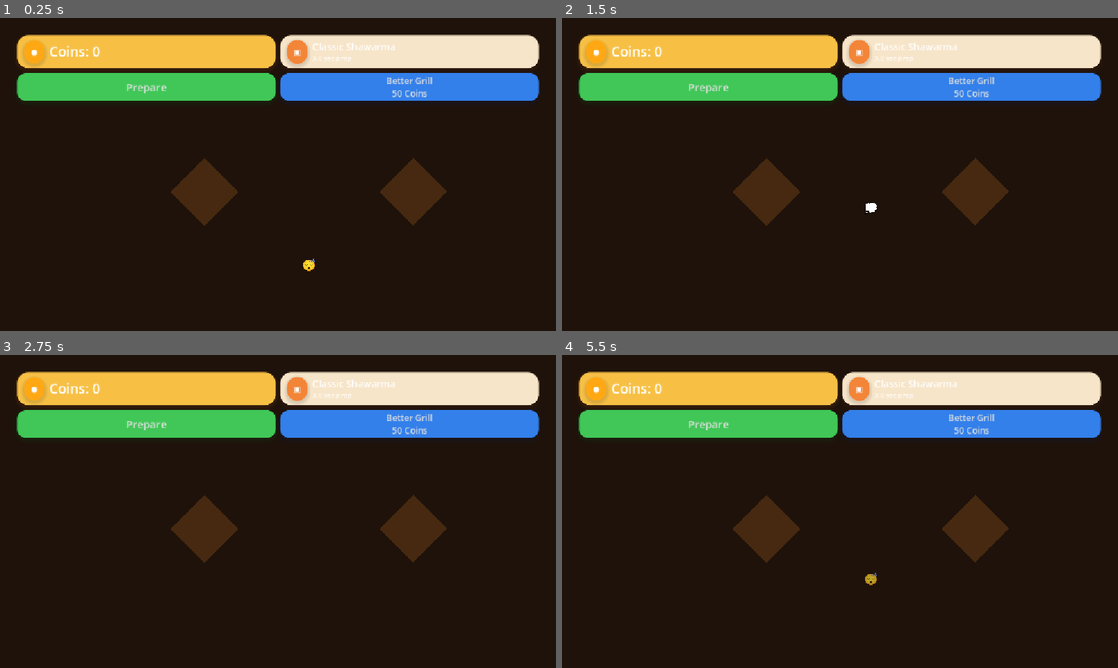
Above: before the commit, frames 1-4 (two rows, left to right).
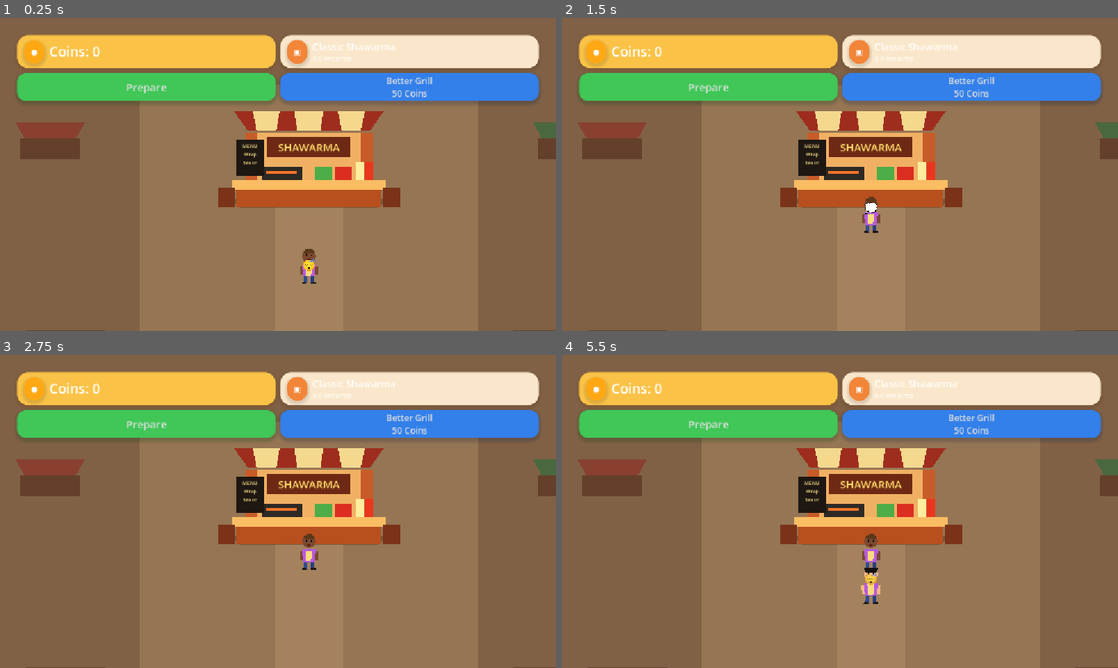
Above: after the commit, the same moments.

Repository: pyto159/ShawarmaEmpire
Game: Godot game, scene res://Scenes/Main.tscn
Same seed, same stepped clock (60 frames per second), same inputs: the game is played once before the commit and once after it.
Inputs:
- Up to frame 1 (0.25 s): no input
- Up to frame 2 (1.5 s): click "Prepare" at 0.5 s; click "Better Grill 50 Coins" at 1.25 s
- Up to frame 3 (2.75 s): click "Prepare" at 2 s
- Up to frame 4 (5.5 s): click "Better Grill 50 Coins" at 2.75 s; click "Prepare" at 3.5 s; click "Better Grill 50 Coins" at 4.25 s; tap Enter at 5 s

The runs differ from the first frame. In frame 1, 82% of the frame differs, in the area x 0-100%, y 0-100%; in frame 2, 82%; in frame 3, 82%; in frame 4, 82%.

Commit message:
BUGFIX-VISUAL-001 simplify market scene readability

Diff:
--- a/shawarma-empire/Scenes/Main.tscn
+++ b/shawarma-empire/Scenes/Main.tscn
@@ -32,6 +32,7 @@
 script = ExtResource("1_main")
 
 [node name="Background" type="ColorRect" parent="."]
+z_index = -100
 layout_mode = 1
 anchors_preset = 15
 anchor_right = 1.0
@@ -47,7 +48,7 @@
 
 
 [node name="World" type="Node2D" parent="."]
-z_index = -10
+z_index = 0
 position = Vector2(0, 0)
 
 [node name="BackgroundLayer" type="Node2D" parent="World"]
@@ -80,409 +81,66 @@
 [node name="PavementBase" type="ColorRect" parent="World/GroundLayer"]
 offset_right = 1280.0
 offset_bottom = 720.0
-color = Color(0.57, 0.43, 0.29, 1)
-
-[node name="PavementTile_0_0" type="ColorRect" parent="World/GroundLayer"]
-offset_left = 2.0
-offset_top = 2.0
-offset_right = 158.0
-offset_bottom = 118.0
-color = Color(0.62, 0.48, 0.33, 1)
-
-[node name="PavementTile_0_1" type="ColorRect" parent="World/GroundLayer"]
-offset_left = 162.0
-offset_top = 2.0
-offset_right = 318.0
-offset_bottom = 118.0
-color = Color(0.53, 0.39, 0.27, 1)
-
-[node name="PavementTile_0_2" type="ColorRect" parent="World/GroundLayer"]
-offset_left = 322.0
-offset_top = 2.0
-offset_right = 478.0
-offset_bottom = 118.0
-color = Color(0.68, 0.53, 0.37, 1)
-
-[node name="PavementTile_0_3" type="ColorRect" parent="World/GroundLayer"]
-offset_left = 482.0
-offset_top = 2.0
-offset_right = 638.0
-offset_bottom = 118.0
-color = Color(0.58, 0.45, 0.32, 1)
-
-[node name="PavementTile_0_4" type="ColorRect" parent="World/GroundLayer"]
-offset_left = 642.0
-offset_top = 2.0
-offset_right = 798.0
-offset_bottom = 118.0
-color = Color(0.62, 0.48, 0.33, 1)
-
-[node name="PavementTile_0_5" type="ColorRect" parent="World/GroundLayer"]
-offset_left = 802.0
-offset_top = 2.0
-offset_right = 958.0
-offset_bottom = 118.0
-color = Color(0.53, 0.39, 0.27, 1)
-
-[node name="PavementTile_0_6" type="ColorRect" parent="World/GroundLayer"]
-offset_left = 962.0
-offset_top = 2.0
-offset_right = 1118.0
-offset_bottom = 118.0
-color = Color(0.68, 0.53, 0.37, 1)
-
-[node name="PavementTile_0_7" type="ColorRect" parent="World/GroundLayer"]
-offset_left = 1122.0
-offset_top = 2.0
-offset_right = 1278.0
-offset_bottom = 118.0
-color = Color(0.58, 0.45, 0.32, 1)
-
-[node name="PavementTile_1_0" type="ColorRect" parent="World/GroundLayer"]
-offset_left = 2.0
-offset_top = 122.0
-offset_right = 158.0
-offset_bottom = 238.0
-color = Color(0.58, 0.45, 0.32, 1)
-
-[node name="PavementTile_1_1" type="ColorRect" parent="World/GroundLayer"]
-offset_left = 162.0
-offset_top = 122.0
-offset_right = 318.0
-offset_bottom = 238.0
-color = Color(0.62, 0.48, 0.33, 1)
-
-[node name="PavementTile_1_2" type="ColorRect" parent="World/GroundLayer"]
-offset_left = 322.0
-offset_top = 122.0
-offset_right = 478.0
-offset_bottom = 238.0
-color = Color(0.53, 0.39, 0.27, 1)
-
-[node name="PavementTile_1_3" type="ColorRect" parent="World/GroundLayer"]
-offset_left = 482.0
-offset_top = 122.0
-offset_right = 638.0
-offset_bottom = 238.0
-color = Color(0.68, 0.53, 0.37, 1)
-
-[node name="PavementTile_1_4" type="ColorRect" parent="World/GroundLayer"]
-offset_left = 642.0
-offset_top = 122.0
-offset_right = 798.0
-offset_bottom = 238.0
-color = Color(0.58, 0.45, 0.32, 1)
-
-[node name="PavementTile_1_5" type="ColorRect" parent="World/GroundLayer"]
-offset_left = 802.0
-offset_top = 122.0
-offset_right = 958.0
-offset_bottom = 238.0
-color = Color(0.62, 0.48, 0.33, 1)
-
-[node name="PavementTile_1_6" type="ColorRect" parent="World/GroundLayer"]
-offset_left = 962.0
-offset_top = 122.0
-offset_right = 1118.0
-offset_bottom = 238.0
-color = Color(0.53, 0.39, 0.27, 1)
-
-[node name="PavementTile_1_7" type="ColorRect" parent="World/GroundLayer"]
-offset_left = 1122.0
-offset_top = 122.0
-offset_right = 1278.0
-offset_bottom = 238.0
-color = Color(0.68, 0.53, 0.37, 1)
-
-[node name="PavementTile_2_0" type="ColorRect" parent="World/GroundLayer"]
-offset_left = 2.0
-offset_top = 242.0
-offset_right = 158.0
-offset_bottom = 358.0
-color = Color(0.68, 0.53, 0.37, 1)
-
-[node name="PavementTile_2_1" type="ColorRect" parent="World/GroundLayer"]
-offset_left = 162.0
-offset_top = 242.0
-offset_right = 318.0
-offset_bottom = 358.0
-color = Color(0.58, 0.45, 0.32, 1)
-
-[node name="PavementTile_2_2" type="ColorRect" parent="World/GroundLayer"]
-offset_left = 322.0
-offset_top = 242.0
-offset_right = 478.0
-offset_bottom = 358.0
-color = Color(0.62, 0.48, 0.33, 1)
-
-[node name="PavementTile_2_3" type="ColorRect" parent="World/GroundLayer"]
-offset_left = 482.0
-offset_top = 242.0
-offset_right = 638.0
-offset_bottom = 358.0
-color = Color(0.53, 0.39, 0.27, 1)
-
-[node name="PavementTile_2_4" type="ColorRect" parent="World/GroundLayer"]
-offset_left = 642.0
-offset_top = 242.0
-offset_right = 798.0
-offset_bottom = 358.0
-color = Color(0.68, 0.53, 0.37, 1)
-
-[node name="PavementTile_2_5" type="ColorRect" parent="World/GroundLayer"]
-offset_left = 802.0
-offset_top = 242.0
-offset_right = 958.0
-offset_bottom = 358.0
-color = Color(0.58, 0.45, 0.32, 1)
-
-[node name="PavementTile_2_6" type="ColorRect" parent="World/GroundLayer"]
-offset_left = 962.0
-offset_top = 242.0
-offset_right = 1118.0
-offset_bottom = 358.0
-color = Color(0.62, 0.48, 0.33, 1)
-
-[node name="PavementTile_2_7" type="ColorRect" parent="World/GroundLayer"]
-offset_left = 1122.0
-offset_top = 242.0
-offset_right = 1278.0
-offset_bottom = 358.0
-color = Color(0.53, 0.39, 0.27, 1)
-
-[node name="PavementTile_3_0" type="ColorRect" parent="World/GroundLayer"]
-offset_left = 2.0
-offset_top = 362.0
-offset_right = 158.0
-offset_bottom = 478.0
-color = Color(0.53, 0.39, 0.27, 1)
-
-[node name="PavementTile_3_1" type="ColorRect" parent="World/GroundLayer"]
-offset_left = 162.0
-offset_top = 362.0
-offset_right = 318.0
-offset_bottom = 478.0
-color = Color(0.68, 0.53, 0.37, 1)
-
-[node name="PavementTile_3_2" type="ColorRect" parent="World/GroundLayer"]
-offset_left = 322.0
-offset_top = 362.0
-offset_right = 478.0
-offset_bottom = 478.0
-color = Color(0.58, 0.45, 0.32, 1)
-
-[node name="PavementTile_3_3" type="ColorRect" parent="World/GroundLayer"]
-offset_left = 482.0
-offset_top = 362.0
-offset_right = 638.0
-offset_bottom = 478.0
-color = Color(0.62, 0.48, 0.33, 1)
-
-[node name="PavementTile_3_4" type="ColorRect" parent="World/GroundLayer"]
-offset_left = 642.0
-offset_top = 362.0
-offset_right = 798.0
-offset_bottom = 478.0
-color = Color(0.53, 0.39, 0.27, 1)
-
-[node name="PavementTile_3_5" type="ColorRect" parent="World/GroundLayer"]
-offset_left = 802.0
-offset_top = 362.0
-offset_right = 958.0
-offset_bottom = 478.0
-color = Color(0.68, 0.53, 0.37, 1)
-
-[node name="PavementTile_3_6" type="ColorRect" parent="World/GroundLayer"]
-offset_left = 962.0
-offset_top = 362.0
-offset_right = 1118.0
-offset_bottom = 478.0
-color = Color(0.58, 0.45, 0.32, 1)
-
-[node name="PavementTile_3_7" type="ColorRect" parent="World/GroundLayer"]
-offset_left = 1122.0
-offset_top = 362.0
-offset_right = 1278.0
-offset_bottom = 478.0
-color = Color(0.62, 0.48, 0.33, 1)
-
-[node name="PavementTile_4_0" type="ColorRect" parent="World/GroundLayer"]
-offset_left = 2.0
-offset_top = 482.0
-offset_right = 158.0
-offset_bottom = 598.0
-color = Color(0.62, 0.48, 0.33, 1)
-
-[node name="PavementTile_4_1" type="ColorRect" parent="World/GroundLayer"]
-offset_left = 162.0
-offset_top = 482.0
-offset_right = 318.0
-offset_bottom = 598.0
-color = Color(0.53, 0.39, 0.27, 1)
-
-[node name="PavementTile_4_2" type="ColorRect" parent="World/GroundLayer"]
-offset_left = 322.0
-offset_top = 482.0
-offset_right = 478.0
-offset_bottom = 598.0
-color = Color(0.68, 0.53, 0.37, 1)
-
-[node name="PavementTile_4_3" type="ColorRect" parent="World/GroundLayer"]
-offset_left = 482.0
-offset_top = 482.0
-offset_right = 638.0
-offset_bottom = 598.0
-color = Color(0.58, 0.45, 0.32, 1)
-
-[node name="PavementTile_4_4" type="ColorRect" parent="World/GroundLayer"]
-offset_left = 642.0
-offset_top = 482.0
-offset_right = 798.0
-offset_bottom = 598.0
-color = Color(0.62, 0.48, 0.33, 1)
-
-[node name="PavementTile_4_5" type="ColorRect" parent="World/GroundLayer"]
-offset_left = 802.0
-offset_top = 482.0
-offset_right = 958.0
-offset_bottom = 598.0
-color = Color(0.53, 0.39, 0.27, 1)
-
-[node name="PavementTile_4_6" type="ColorRect" parent="World/GroundLayer"]
-offset_left = 962.0
-offset_top = 482.0
-offset_right = 1118.0
-offset_bottom = 598.0
-color = Color(0.68, 0.53, 0.37, 1)
-
-[node name="PavementTile_4_7" type="ColorRect" parent="World/GroundLayer"]
-offset_left = 1122.0
-offset_top = 482.0
-offset_right = 1278.0
-offset_bottom = 598.0
-color = Color(0.58, 0.45, 0.32, 1)
-
-[node name="PavementCrack_0" type="Line2D" parent="World/GroundLayer"]
-position = Vector2(180, 164)
-points = PackedVector2Array(0, 0, 32, 8, 58, -4)
-default_color = Color(0.23, 0.16, 0.11, 0.6)
-width = 3.0
-
-[node name="PavementCrack_1" type="Line2D" parent="World/GroundLayer"]
-position = Vector2(760, 520)
-points = PackedVector2Array(0, 0, -26, 18, -68, 12)
-default_color = Color(0.23, 0.16, 0.11, 0.6)
-width = 3.0
-
-[node name="PavementCrack_2" type="Line2D" parent="World/GroundLayer"]
-position = Vector2(1010, 210)
-points = PackedVector2Array(0, 0, 34, -14, 72, -8)
-default_color = Color(0.23, 0.16, 0.11, 0.6)
-width = 3.0
-
-[node name="PavementCrack_3" type="Line2D" parent="World/GroundLayer"]
-position = Vector2(420, 610)
-points = PackedVector2Array(0, 0, 42, 18, 78, 12)
-default_color = Color(0.23, 0.16, 0.11, 0.6)
-width = 3.0
+color = Color(0.5, 0.38, 0.27, 1)
+
+[node name="ClearGameplayArea" type="ColorRect" parent="World/GroundLayer"]
+offset_left = 290.0
+offset_top = 138.0
+offset_right = 990.0
+offset_bottom = 704.0
+color = Color(0.61, 0.48, 0.34, 0.78)
+
+[node name="ServiceLane" type="ColorRect" parent="World/GroundLayer"]
+offset_left = 570.0
+offset_top = 338.0
+offset_right = 710.0
+offset_bottom = 704.0
+color = Color(0.66, 0.53, 0.38, 0.72)
 
 [node name="DecorationsLayer" type="Node2D" parent="World"]
 z_index = -20
 
-[node name="QueueGuidePath" type="Line2D" parent="World/DecorationsLayer"]
-points = PackedVector2Array(640, 690, 640, 410, 640, 336)
-default_color = Color(0.98, 0.78, 0.45, 0.28)
-width = 46.0
-
-[node name="FruitStand" type="Node2D" parent="World/DecorationsLayer"]
-position = Vector2(182, 236)
-[node name="Canopy" type="Polygon2D" parent="World/DecorationsLayer/FruitStand"]
-color = Color(0.82, 0.18, 0.13, 1)
-polygon = PackedVector2Array(-88, -48, 88, -48, 68, -8, -68, -8)
-[node name="Counter" type="ColorRect" parent="World/DecorationsLayer/FruitStand"]
-offset_left = -78.0
-offset_top = -8.0
-offset_right = 78.0
-offset_bottom = 50.0
-color = Color(0.45, 0.22, 0.1, 1)
-[node name="FruitLabel" type="Label" parent="World/DecorationsLayer/FruitStand"]
-offset_left = -56.0
+[node name="LeftEdgeMarketStall" type="Node2D" parent="World/DecorationsLayer"]
+position = Vector2(104, 250)
+
+[node name="Canopy" type="Polygon2D" parent="World/DecorationsLayer/LeftEdgeMarketStall"]
+color = Color(0.55, 0.2, 0.16, 0.72)
+polygon = PackedVector2Array(-72, -34, 72, -34, 54, -2, -54, -2)
+
+[node name="Counter" type="ColorRect" parent="World/DecorationsLayer/LeftEdgeMarketStall"]
+offset_left = -62.0
 offset_top = -2.0
-offset_right = 58.0
-offset_bottom = 26.0
-theme_override_font_sizes/font_size = 16
-text = "FRUIT"
-horizontal_alignment = 1
-
-[node name="VegStand" type="Node2D" parent="World/DecorationsLayer"]
-position = Vector2(1090, 246)
-[node name="Umbrella" type="Polygon2D" parent="World/DecorationsLayer/VegStand"]
-color = Color(0.16, 0.5, 0.24, 1)
-polygon = PackedVector2Array(-86, -42, 0, -86, 86, -42)
-[node name="Crates" type="ColorRect" parent="World/DecorationsLayer/VegStand"]
-offset_left = -82.0
-offset_top = -20.0
-offset_right = 82.0
-offset_bottom = 48.0
-color = Color(0.49, 0.27, 0.13, 1)
-[node name="VegLabel" type="Label" parent="World/DecorationsLayer/VegStand"]
-offset_left = -58.0
-offset_top = -16.0
-offset_right = 58.0
-offset_bottom = 20.0
-theme_override_font_sizes/font_size = 16
-text = "VEG"
-horizontal_alignment = 1
-
-[node name="ExpansionReservations" type="Node2D" parent="World/DecorationsLayer"]
-[node name="DrinkStandSpace" type="Label" parent="World/DecorationsLayer/ExpansionReservations"]
-position = Vector2(84, 430)
-theme_override_colors/font_color = Color(0.3, 0.2, 0.12, 0.75)
-theme_override_font_sizes/font_size = 18
-text = "future drinks"
-[node name="FriesStandSpace" type="Label" parent="World/DecorationsLayer/ExpansionReservations"]
-position = Vector2(1000, 430)
-theme_override_colors/font_color = Color(0.3, 0.2, 0.12, 0.75)
-theme_override_font_sizes/font_size = 18
-text = "future fries"
-[node name="DessertStandSpace" type="Label" parent="World/DecorationsLayer/ExpansionReservations"]
-position = Vector2(1010, 560)
-theme_override_colors/font_color = Color(0.3, 0.2, 0.12, 0.75)
-theme_override_font_sizes/font_size = 18
-text = "desserts soon"
-[node name="DeliveryParkingSpace" type="Label" parent="World/DecorationsLayer/ExpansionReservations"]
-position = Vector2(78, 592)
-theme_override_colors/font_color = Color(0.3, 0.2, 0.12, 0.75)
-theme_override_font_sizes/font_size = 18
-text = "delivery parking"
-[node name="EventSquareSpace" type="Label" parent="World/DecorationsLayer/ExpansionReservations"]
-position = Vector2(524, 166)
-theme_override_colors/font_color = Color(0.3, 0.2, 0.12, 0.72)
-theme_override_font_sizes/font_size = 18
-text = "event square"
-
-[node name="ForegroundDecorationsLayer" type="Node2D" parent="World"]
-z_index = 30
-[node name="LeftBench" type="ColorRect" parent="World/ForegroundDecorationsLayer"]
-offset_left = 166.0
-offset_top = 650.0
-offset_right = 350.0
-offset_bottom = 674.0
-color = Color(0.42, 0.21, 0.09, 1)
-[node name="RightBench" type="ColorRect" parent="World/ForegroundDecorationsLayer"]
-offset_left = 936.0
-offset_top = 650.0
-offset_right = 1120.0
-offset_bottom = 674.0
-color = Color(0.42, 0.21, 0.09, 1)
-[node name="LanternGlowLeft" type="Polygon2D" parent="World/ForegroundDecorationsLayer"]
-position = Vector2(424, 360)
-color = Color(1, 0.6, 0.18, 0.18)
-polygon = PackedVector2Array(0, -70, 70, 0, 0, 70, -70, 0)
-[node name="LanternGlowRight" type="Polygon2D" parent="World/ForegroundDecorationsLayer"]
-position = Vector2(856, 360)
-color = Color(1, 0.6, 0.18, 0.18)
-polygon = PackedVector2Array(0, -70, 70, 0, 0, 70, -70, 0)
+offset_right = 62.0
+offset_bottom = 42.0
+color = Color(0.35, 0.2, 0.13, 0.72)
+
+[node name="RightEdgeMarketStall" type="Node2D" parent="World/DecorationsLayer"]
+position = Vector2(1176, 250)
+
+[node name="Canopy" type="Polygon2D" parent="World/DecorationsLayer/RightEdgeMarketStall"]
+color = Color(0.2, 0.42, 0.24, 0.7)
+polygon = PackedVector2Array(-72, -34, 72, -34, 54, -2, -54, -2)
+
+[node name="Counter" type="ColorRect" parent="World/DecorationsLayer/RightEdgeMarketStall"]
+offset_left = -62.0
+offset_top = -2.0
+offset_right = 62.0
+offset_bottom = 42.0
+color = Color(0.35, 0.2, 0.13, 0.72)
+
+[node name="BottomLeftBench" type="ColorRect" parent="World/DecorationsLayer"]
+offset_left = 54.0
+offset_top = 646.0
+offset_right = 218.0
+offset_bottom = 668.0
+color = Color(0.32, 0.19, 0.12, 0.68)
+
+[node name="BottomRightBench" type="ColorRect" parent="World/DecorationsLayer"]
+offset_left = 1062.0
+offset_top = 646.0
+offset_right = 1226.0
+offset_bottom = 668.0
+color = Color(0.32, 0.19, 0.12, 0.68)
 
 
 [node name="CustomerQueue" type="Node" parent="World"]
